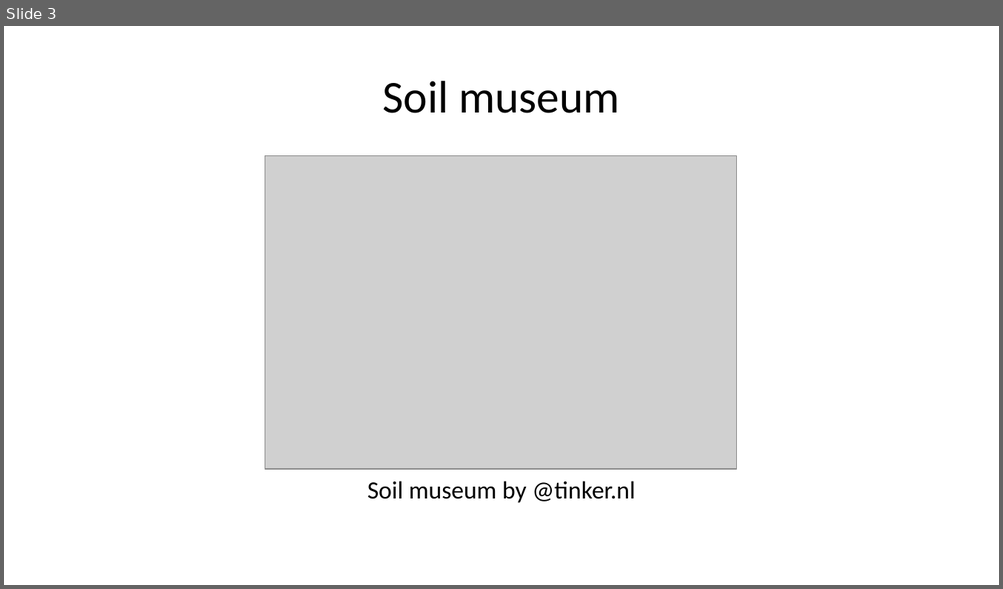
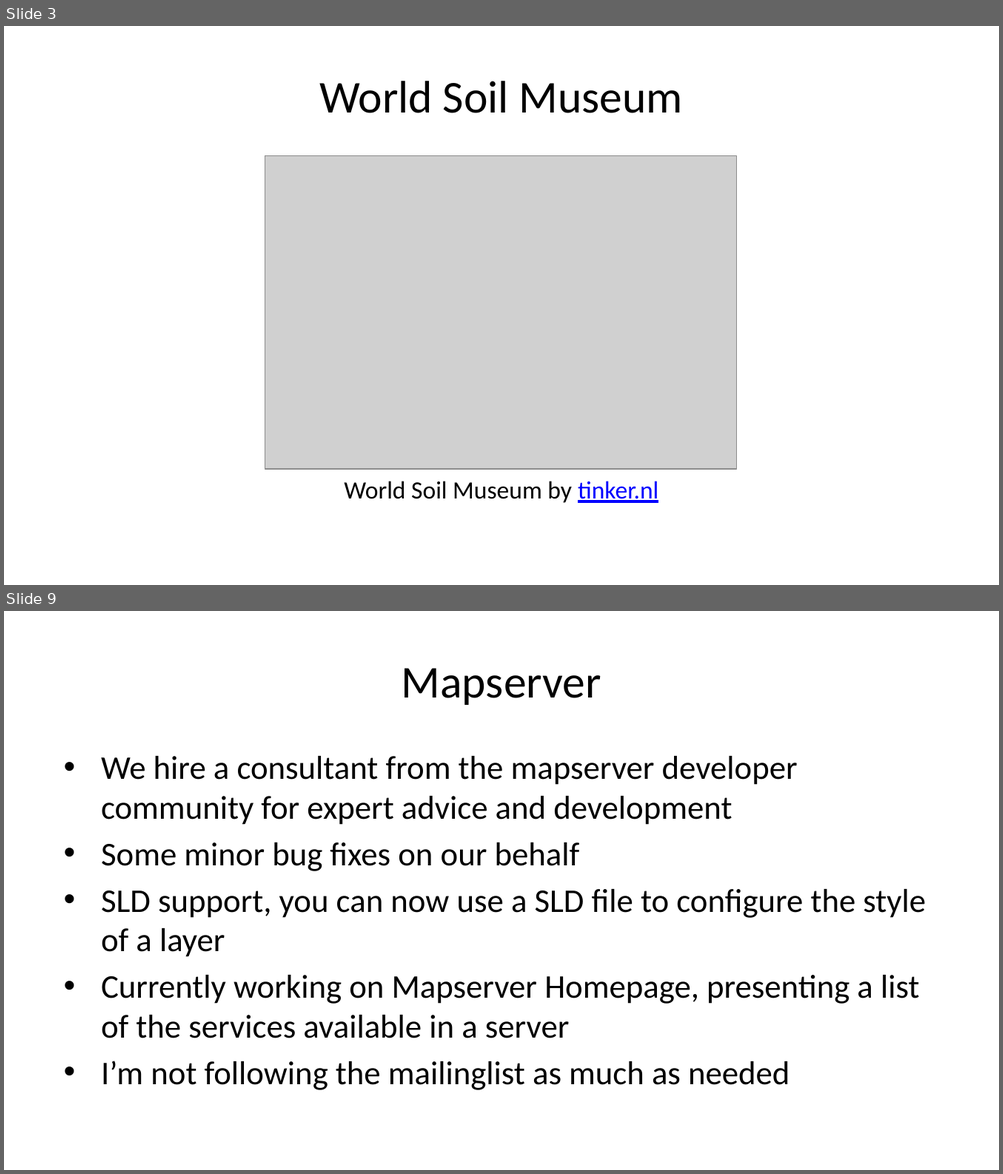
Before and after one commit to pvgenuchten/slides, a slide deck: slides/20250703-foss4gnl-opensource-at-isric.pptx. Shown one above the other, each under a label of ours: slide 3 before the commit, slides 3 and 9 after it; the slides between them are not shown. The pictures are 1003x589 and 1003x1174 pixels, drawn with LibreOffice and Linux fonts; fonts in the diff are those of the drawing; grey boxes stand for pictures. Boxes give left, top, right and bottom in pixels: in the first picture for what was removed or moved away, otherwise in the second. Text is boxed around its words. In the diff, an @@ line names an element or a change of style, - is before the commit and + after.

```diff
--- a/slides/20250703-foss4gnl-opensource-at-isric.pptx
+++ b/slides/20250703-foss4gnl-opensource-at-isric.pptx
@@ slide 9 added at bbox=[4, 611, 999, 1170], background #FFFFFF @@
@@ title added at bbox=[401, 668, 601, 705], 33 pt, text #000000 @@
+Mapserver
@@ text added at bbox=[101, 756, 925, 1091], 24 pt, text #000000 @@
+• We hire a consultant from the mapserver developer community for expert advice and development
+• Some minor bug fixes on our behalf
+• SLD support, you can now use a SLD file to configure the style of a layer
+• Currently working on Mapserver Homepage, presenting a list of the services available in a server
+• I’m not following the mailinglist as much as needed
@@ slide 3 changed as well @@
@@ title at bbox=[320, 81, 683, 113]: text changed @@
-Soil museum
+World Soil Museum
@@ text at bbox=[344, 481, 658, 503]: text changed @@
-Soil museum by @tinker.nl
+World Soil Museum by tinker.nl
```
Also in this commit, not shown: 4 other slides changed, 12 other slides added, 36 slides removed, 8 other files.
